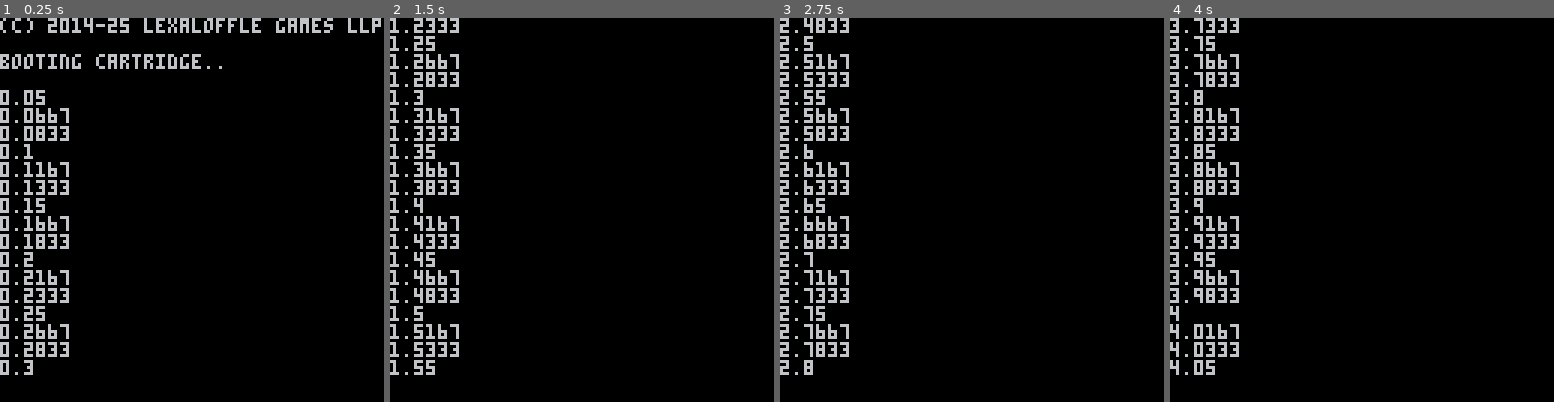
Above: before the commit, frames 1-4 (left to right).
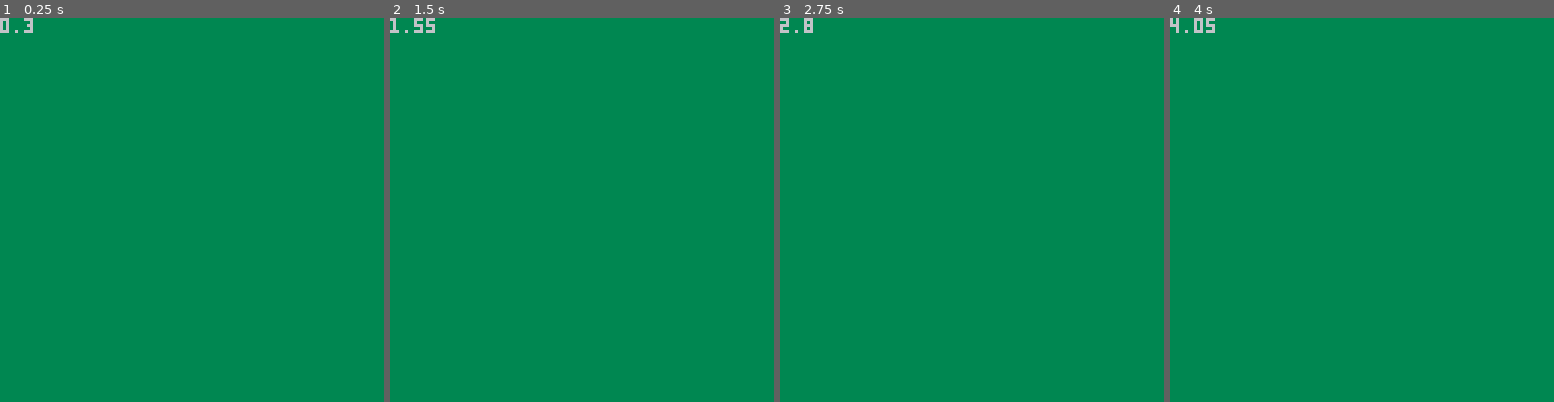
Above: after the commit, the same moments.

Repository: Yolwoocle/LudumDare48_DeeperAndDeeper
Game: PICO-8 cartridge deeper_ldgame.p8
Same seed, same stepped clock (60 frames per second), same inputs: the game is played once before the commit and once after it.
Inputs:
- Up to frame 1 (0.25 s): no input
- Up to frame 2 (1.5 s): no input
- Up to frame 3 (2.75 s): no input
- Up to frame 4 (4 s): no input

The runs differ from the first frame. In frame 1, 100% of the frame differs, in the area x 0-100%, y 0-100%; in frame 2, 100%; in frame 3, 100%; in frame 4, 100%.

Commit message:
Variables

Diff:
--- a/deeper_ldgame.p8
+++ b/deeper_ldgame.p8
@@ -1,6 +1,10 @@
 pico-8 cartridge // http://www.pico-8.com
 version 29
 __lua__
+
+left,right,up,down,fire1,fire2=0,1,2,3,4,5
+black,dark_blue,dark_purple,dark_green,brown,dark_gray,light_gray,white,red,orange,yellow,green,blue,indigo,pink,peach=0,1,2,3,4,5,6,7,8,9,10,11,12,13,14,15
+
 function _init()
 
 end
@@ -10,6 +14,7 @@
 end
 
 function _draw()
+	cls(dark_green)
 	print(time())
 end
 __gfx__
